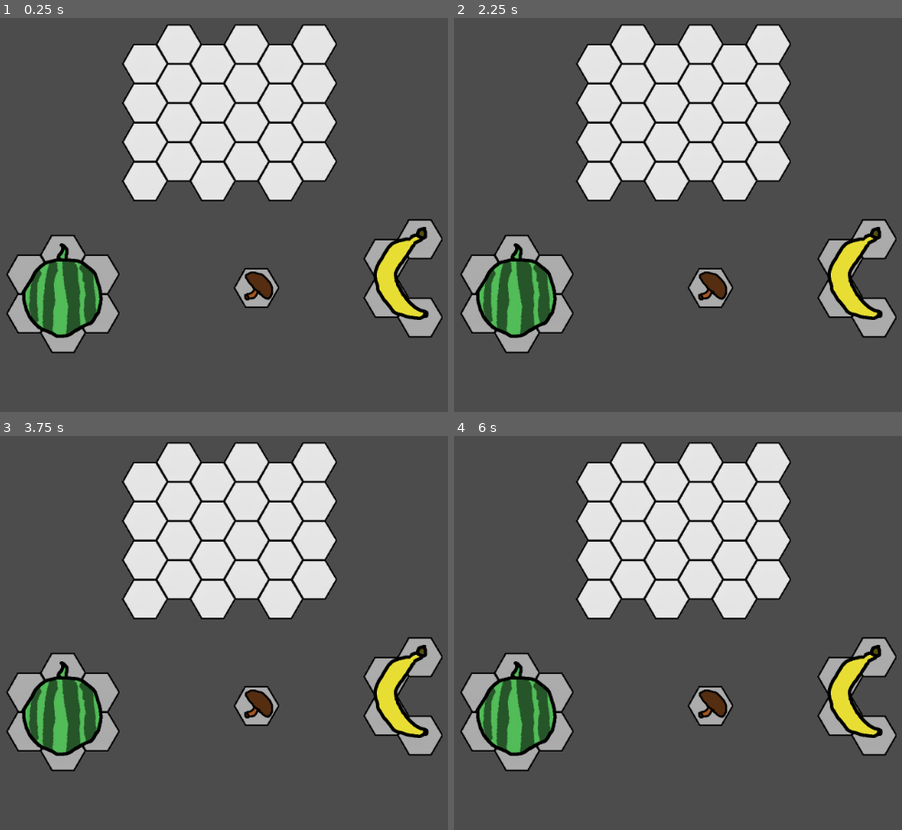
Above: before the commit, frames 1-4 (two rows, left to right).
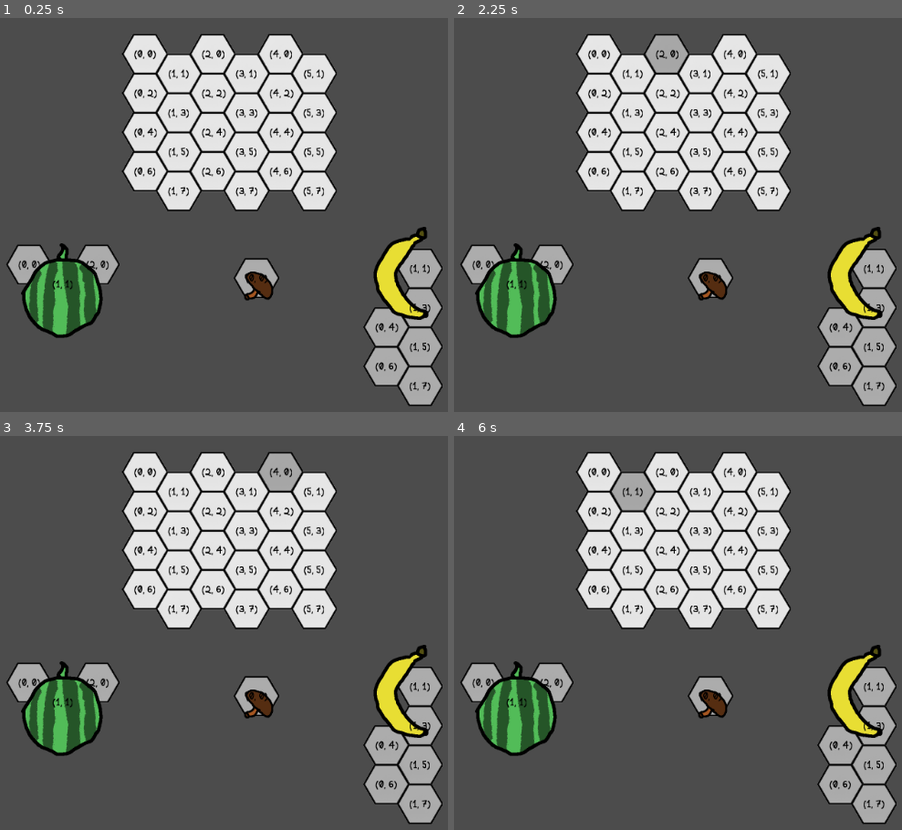
Above: after the commit, the same moments.

Repository: zhimingc/cook-bag
Game: Godot game, scene res://Main/Sandbox.tscn
Two runs of this game, one before a commit and one after it. Both use one fixed random seed, a clock stepped at 60 frames per second and the inputs below.
Inputs (mouse positions are in pixels of both pictures, inside the frame that each line leads up to):
- Up to frame 1 (0.25 s): no input
- Up to frame 2 (2.25 s): tap Enter at 0.5, 2 s; move the mouse to (597, 65) at 0.52 s; click (597, 65) at 0.6 s; tap Space at 1.25 s; move the mouse to (633, 45) at 1.27 s; click (633, 45) at 1.35 s; move the mouse to (664, 65) at 2.02 s; click (664, 65) at 2.1 s
- Up to frame 3 (3.75 s): tap Space at 2.75 s; move the mouse to (246, 463) at 2.77 s; click (246, 463) at 2.85 s; tap Enter at 3.5 s; move the mouse to (282, 483) at 3.52 s; click (282, 483) at 3.6 s
- Up to frame 4 (6 s): tap Space at 4.25 s; move the mouse to (767, 463) at 4.27 s; click (767, 463) at 4.35 s; move the mouse to (597, 522) at 5.02 s; click (597, 522) at 5.1 s; move the mouse to (633, 502) at 5.77 s; click (633, 502) at 5.85 s

The runs differ from the first frame. In frame 1, 18% of the frame differs, in the area x 1-99%, y 1-99%; in frame 2, 18%; in frame 3, 18%; in frame 4, 18%.

Commit message:
WIP converting hex grid to used doubled coordinates

Diff:
--- a/HexGridManager/HexCell.gd
+++ b/HexGridManager/HexCell.gd
@@ -2,17 +2,50 @@
 
 class_name HexCell
 
+enum INTERACT_STATE {
+	idle,
+	hover,
+	select
+}
+
+enum CELL_STATE {
+	empty,
+	occupied
+}
+
 signal mouse_entered_hex
 signal mouse_exit_hex
 
+export (Color) var hover_tint
+export (Color) var select_tint
+
 var coordinates : Vector2
 var area : Area2D
+var cell_state = CELL_STATE.empty
+var interact_state = INTERACT_STATE.idle
 
 func _ready():
 	area = $Area2D
 	area.connect("mouse_entered", self, "on_mouse_entered")
 	area.connect("mouse_exited", self, "on_mouse_exit")
 
+func set_coords(coords : Vector2):
+	coordinates = coords
+	$Debug_Canvas/Debug_Coords.text = String(coords)
+
+func set_cell_state(new_state):
+	cell_state = new_state
+
+func set_interact_state(new_state):
+	interact_state = new_state
+	match interact_state:
+		INTERACT_STATE.idle:
+			modulate = Color.white
+		INTERACT_STATE.hover:
+			modulate = hover_tint
+		INTERACT_STATE.select:
+			modulate = select_tint
+
 func on_mouse_entered():
 	emit_signal("mouse_entered_hex", self)
 
--- a/HexGridManager/HexCell.tscn
+++ b/HexGridManager/HexCell.tscn
@@ -1,10 +1,19 @@
-[gd_scene load_steps=3 format=2]
+[gd_scene load_steps=5 format=2]
 
 [ext_resource path="res://Assets/basic-hexagon-border.png" type="Texture" id=1]
 [ext_resource path="res://HexGridManager/HexCell.gd" type="Script" id=2]
+[ext_resource path="res://Fonts/Scribbles-Regular.ttf" type="DynamicFontData" id=3]
+
+[sub_resource type="DynamicFont" id=1]
+size = 32
+use_mipmaps = true
+use_filter = true
+font_data = ExtResource( 3 )
 
 [node name="HexGrid" type="Node2D"]
 script = ExtResource( 2 )
+hover_tint = Color( 0.72549, 0.72549, 0.72549, 1 )
+select_tint = Color( 0.286275, 0.866667, 0.282353, 1 )
 
 [node name="Sprite" type="Sprite" parent="."]
 texture = ExtResource( 1 )
@@ -13,3 +22,17 @@
 
 [node name="CollisionShape2D" type="CollisionPolygon2D" parent="Area2D"]
 polygon = PoolVector2Array( -31, -53, 33, -53, 63, 0, 32, 55, -31, 55, -61, -1 )
+
+[node name="Debug_Canvas" type="Node2D" parent="."]
+z_index = 5
+
+[node name="Debug_Coords" type="Label" parent="Debug_Canvas"]
+margin_left = -30.0
+margin_top = -20.0
+margin_right = 30.0
+margin_bottom = 20.0
+custom_colors/font_color = Color( 0, 0, 0, 1 )
+custom_fonts/font = SubResource( 1 )
+text = "(0,0)"
+align = 1
+valign = 1
--- a/HexGridManager/HexGridManager.gd
+++ b/HexGridManager/HexGridManager.gd
@@ -9,19 +9,29 @@
 export var grid_offset	: Vector2
 
 var grid : Utils.HexGrid
+var grid_doubled : Utils.HexGrid_Doubled
 var hovered_hex = []
+var itemover_hex = []
+
+func grid():
+	return grid_doubled
+
+func init_all_grids():
+	grid = Utils.HexGrid.new()
+	grid.init_grid(grid_dims, grid_pixel_size, grid_scale)
+	grid_doubled = Utils.HexGrid_Doubled.new()
+	grid_doubled.init_grid(grid_dims, grid_pixel_size, grid_scale)
 
 # Called when the node enters the scene tree for the first time.
 func _ready():
 	# init grid
-	grid = Utils.HexGrid.new()
-	grid.init_grid(grid_dims, grid_pixel_size, grid_scale)
+	init_all_grids()
 	# draw grid here
 	var final_scale = grid_pixel_size * grid_scale
 	var origin_offset = Vector2(2.0, 1.0)
 	var origin = Vector2(-grid_dims[0], -grid_dims[1]) / origin_offset * final_scale
-	grid.draw_grid(self, origin)
-	for obj in grid.gridObjs:
+	grid().draw_grid(self, origin)
+	for obj in grid().gridObjs:
 		obj.connect("mouse_entered_hex", self, "on_mouse_entered")
 		obj.connect("mouse_exit_hex", self, "on_mouse_exit")
 
@@ -30,8 +40,51 @@
 		if ItemMan.just_released:
 			ItemMan.get_last_held().snap_position(hovered_hex[0].global_position)
 
+func get_hovered_hex():
+	if hovered_hex.size() > 0:
+		return hovered_hex.back()
+	return null
+
 func on_mouse_entered(hex):
+	item_hover_exit()
 	hovered_hex.append(hex)
+	if ItemMan.is_currently_holding():
+		check_valid_item_drop()
+	hex.set_interact_state(HexCell.INTERACT_STATE.hover)
 
 func on_mouse_exit(hex):
 	hovered_hex.erase(hex)
+	hex.set_interact_state(HexCell.INTERACT_STATE.idle)
+	if ItemMan.is_currently_holding() and hovered_hex.size() == 0:
+		item_hover_exit()
+
+func check_valid_item_drop():
+	var valid_drop = true
+	var cur_hex = get_hovered_hex()
+	var item = ItemMan.get_held_item() as Item
+	var item_selected_hex = item.get_selected_hex()
+	if cur_hex == null or item_selected_hex == null:
+		return false
+	# iterate for all cells in item
+	for cell in item.shape.gridObjs:
+		# travel from original inventory cell based on the current cell's coords
+		var next_coords = cur_hex.coordinates + (cell.coordinates - item_selected_hex.coordinates)
+		# check if in range
+		if next_coords.x < 0 or next_coords.x >= grid().grid_array.dims[0] or next_coords.y < 0 or next_coords.y >= grid().grid_array.dims[1]:
+			valid_drop = false
+		# check if cell is free
+		var next_hex = grid().get_hex(next_coords.x, next_coords.y)
+		if next_hex != null and next_hex.cell_state == HexCell.CELL_STATE.empty:
+			next_hex.set_interact_state(HexCell.INTERACT_STATE.select)
+			itemover_hex.append(next_hex)
+
+	if valid_drop == false:
+		for itemover in itemover_hex:
+			itemover.set_interact_state(HexCell.INTERACT_STATE.idle)
+
+	return valid_drop
+
+func item_hover_exit():
+	for item in itemover_hex:
+		item.set_interact_state(HexCell.INTERACT_STATE.idle)
+	itemover_hex = []
--- a/Item/Banana/Banana.gd
+++ b/Item/Banana/Banana.gd
@@ -3,10 +3,12 @@
 # Called when the node enters the scene tree for the first time.
 func _ready():
 	._ready()
-	shape.grid_array.array = [1, 1,
-							  1, 0,
-							  0, 1]
-	shape.grid_array.dims = Vector2(2, 3)
+	var array = [0, 1,
+				 1, 0,
+				 1, 0,
+				 0, 1]
+	var dims = Vector2(2, 4)
+	shape.init_shape(array, dims)
 	gen_grid()
 
 # Called every frame. 'delta' is the elapsed time since the previous frame.
--- a/Item/Item.gd
+++ b/Item/Item.gd
@@ -10,7 +10,8 @@
 }
 
 var hexgrid
-var shape : Utils.HexGrid
+# var shape : Utils.HexGrid
+var shape : Utils.HexGrid_Doubled
 var state = INTERACT_STATE.idle
 var mouse_offset
 var snap_offset
@@ -19,7 +20,7 @@
 # Called when the node enters the scene tree for the first time.
 func _ready():
 	hexgrid = get_tree().get_root().get_node("Main/HexGridMan")
-	shape = Utils.HexGrid.new()
+	shape = Utils.HexGrid_Doubled.new()
 	shape.grid_pixel = Vector2(95, 110)
 	shape.grid_scale = 0.5
 
@@ -60,6 +61,11 @@
 	if selected_hex.size() == 0 and state == INTERACT_STATE.hover:
 		set_state(INTERACT_STATE.idle)
 
+func get_selected_hex():
+	if selected_hex.size() > 0:
+		return selected_hex[0]
+	return null
+
 func release_item():
 	set_state(INTERACT_STATE.idle)
 
--- a/Utils/Utils.gd
+++ b/Utils/Utils.gd
@@ -26,6 +26,49 @@
 		var index = x + (y * dims[0])
 		if index < array.size():
 			array[index] = elem
+
+class HexGrid_Doubled:
+	var grid_array : Array2D
+	var gridObjs = []
+	var grid_pixel
+	var grid_scale
+
+	func _init():
+		grid_array = Array2D.new()
+
+	func init_shape(array, dims):
+		grid_array.init_array(dims * Vector2(1, 2))
+		for y in dims[1]:
+			for x in dims[0]:
+				grid_array.array[x+((y+1)*x)] = array[x+y*x]
+
+	func init_grid(grid_dims, _grid_pixel = 32, _grid_scale = 1):
+		grid_array.init_array(grid_dims * Vector2(1, 2))
+		grid_pixel = _grid_pixel
+		grid_scale = _grid_scale
+
+	func draw_grid(parent, origin):
+		var grid_obj = preload("res://HexGridManager/HexCell.tscn")
+		var final_scale = grid_pixel * grid_scale
+		var quart_y_step = final_scale.y / 4
+		for y in grid_array.dims[1]:
+			for x in grid_array.dims[0]:
+				if (y + x) % 2 != 0:
+					continue
+				if grid_array.get_elem(x, y) == 0:
+					continue
+				var newGrid = grid_obj.instance() as Node2D
+				newGrid.position = origin + Vector2(x * final_scale[0], y * final_scale[1] / 2.0)
+				newGrid.scale = Vector2.ONE * grid_scale
+				newGrid.set_coords(Vector2(x, y))
+				parent.add_child(newGrid)
+				gridObjs.append(newGrid)
+
+	func get_hex(x, y):
+		var index = x + (y * grid_array.dims[0])
+		if index < gridObjs.size():
+			return gridObjs[index]
+		return null
 
 class HexGrid:
 	var grid_array : Array2D
@@ -56,6 +99,19 @@
 				else:
 					newGrid.position.y -= quart_y_step
 				newGrid.scale = Vector2.ONE * grid_scale
-				newGrid.coordinates = Vector2(x, y)
+				newGrid.set_coords(Vector2(x, y))
 				parent.add_child(newGrid)
 				gridObjs.append(newGrid)
+
+	func parse_hex_traverse(hex : HexCell, vec):
+		# if hex.coordinates.x is even
+			# -x needs to +1y
+		# if hex.coordinates.x is odd
+			# +x needs to -1y
+		pass
+
+	func get_hex(x, y):
+		var index = x + (y * grid_array.dims[0])
+		if index < gridObjs.size():
+			return gridObjs[index]
+		return null
Binary file added: Fonts/Scribbles-Regular.ttf
